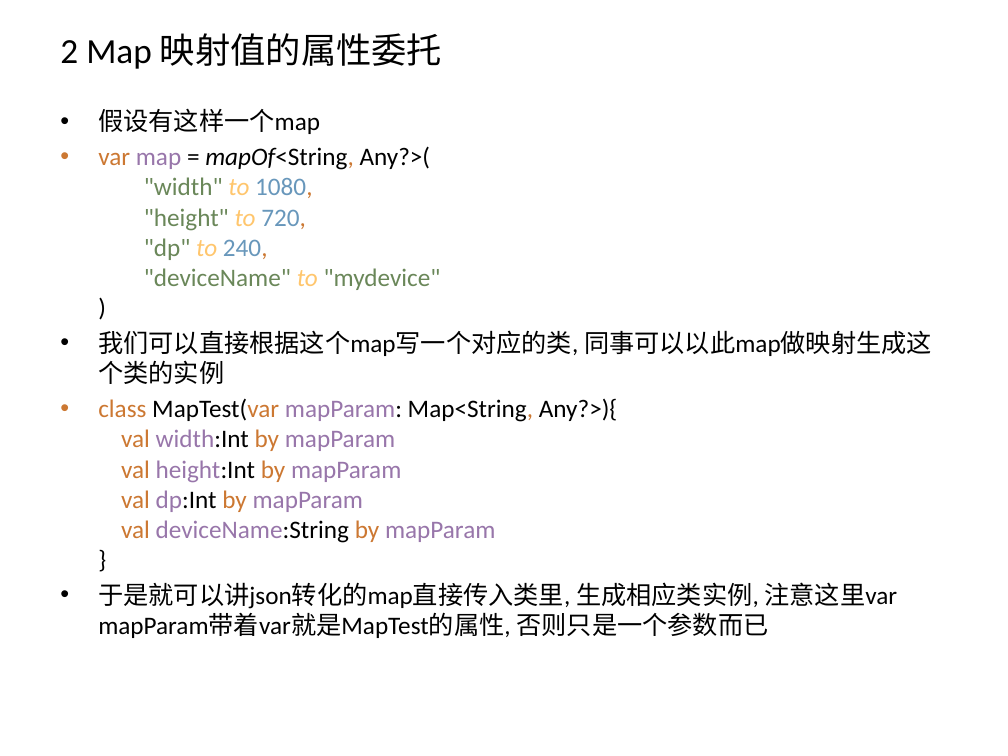
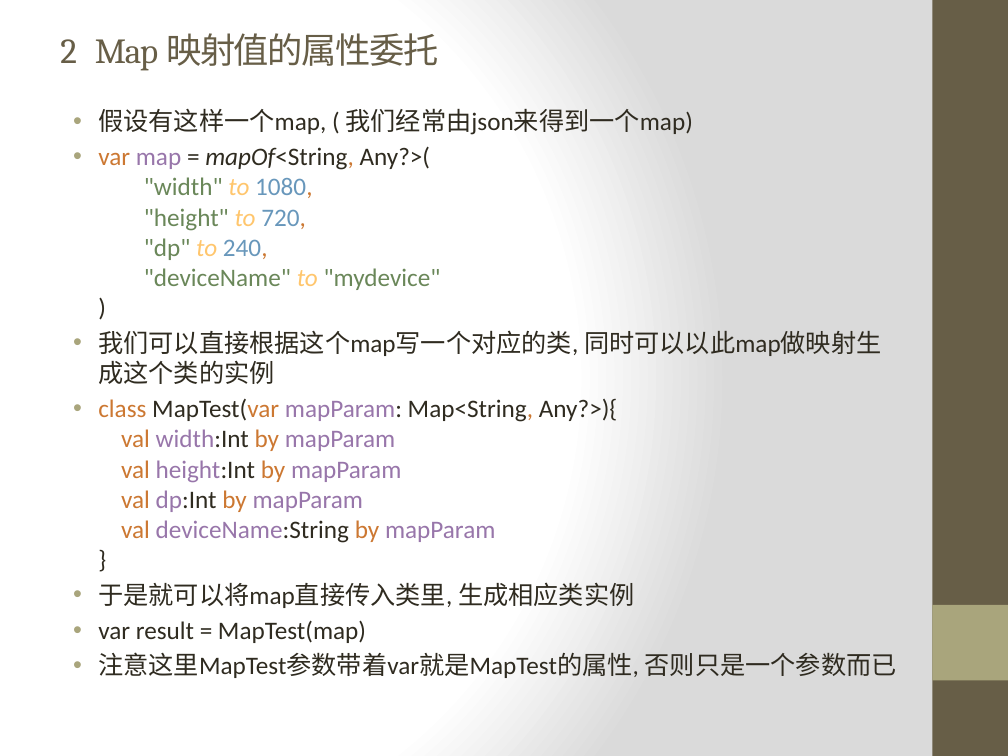
Before and after one commit to zxf2871/KotlinStudy, a slide deck: slide 31 of Kotlin初探.pptx. Drawn at 1008x756 pixels with LibreOffice and Linux fonts; fonts in the diff are those of the drawing. Boxes give left, top, right and bottom in pixels: in the first picture for what was removed or moved away, otherwise in the second. Text is boxed around its words. In the diff, an @@ line names an element or a change of style, - is before the commit and + after.

```diff
--- a/Kotlin初探.pptx
+++ b/Kotlin初探.pptx
@@ background #FFFFFF to gradient #FFFFFF to #DADADA @@
@@ rectangle added at [932, 0, 1008, 756], fill #675E47 @@
@@ title "2 Map 映射值的属性委托" at [60, 33, 439, 71]: font Calibri to Cambria, text colour #000000 to #675E47, letter spacing 0 to -1 pt @@
@@ text at [98, 109, 692, 135]: text changed; text colour #000000 to #2F2B20 @@
-• 假设有这样一个map
+• 假设有这样一个map, ( 我们经常由json来得到一个map)
@@ text at [98, 146, 617, 543]: text colour #000000 to #2F2B20 in "= mapOf<String, Any?>( )", "MapTest(var mapParam: Map<String, Any?>){ width:Int height:I ..."; indent changed @@
@@ text at [98, 330, 881, 356]: text changed; text colour #000000 to #2F2B20 @@
-• 我们可以直接根据这个map写一个对应的类, 同事可以以此map做映射生成这个类的实例
+• 我们可以直接根据这个map写一个对应的类, 同时可以以此map做映射生成这个类的实例
@@ text at [98, 582, 897, 678]: text changed; text colour #000000 to #2F2B20 @@
-• 于是就可以讲json转化的map直接传入类里, 生成相应类实例, 注意这里var mapParam带着var就是MapTest的属性, 否则只是一个参数而已
+• 于是就可以将map直接传入类里, 生成相应类实例
+• var result = MapTest(map)
+• 注意这里MapTest参数带着var就是MapTest的属性, 否则只是一个参数而已
@@ rectangle added at [932, 605, 1008, 680], fill #A9A57C @@
```
Also in this commit, not shown: 34 other slides changed, 1 slide removed, 1 other file.
